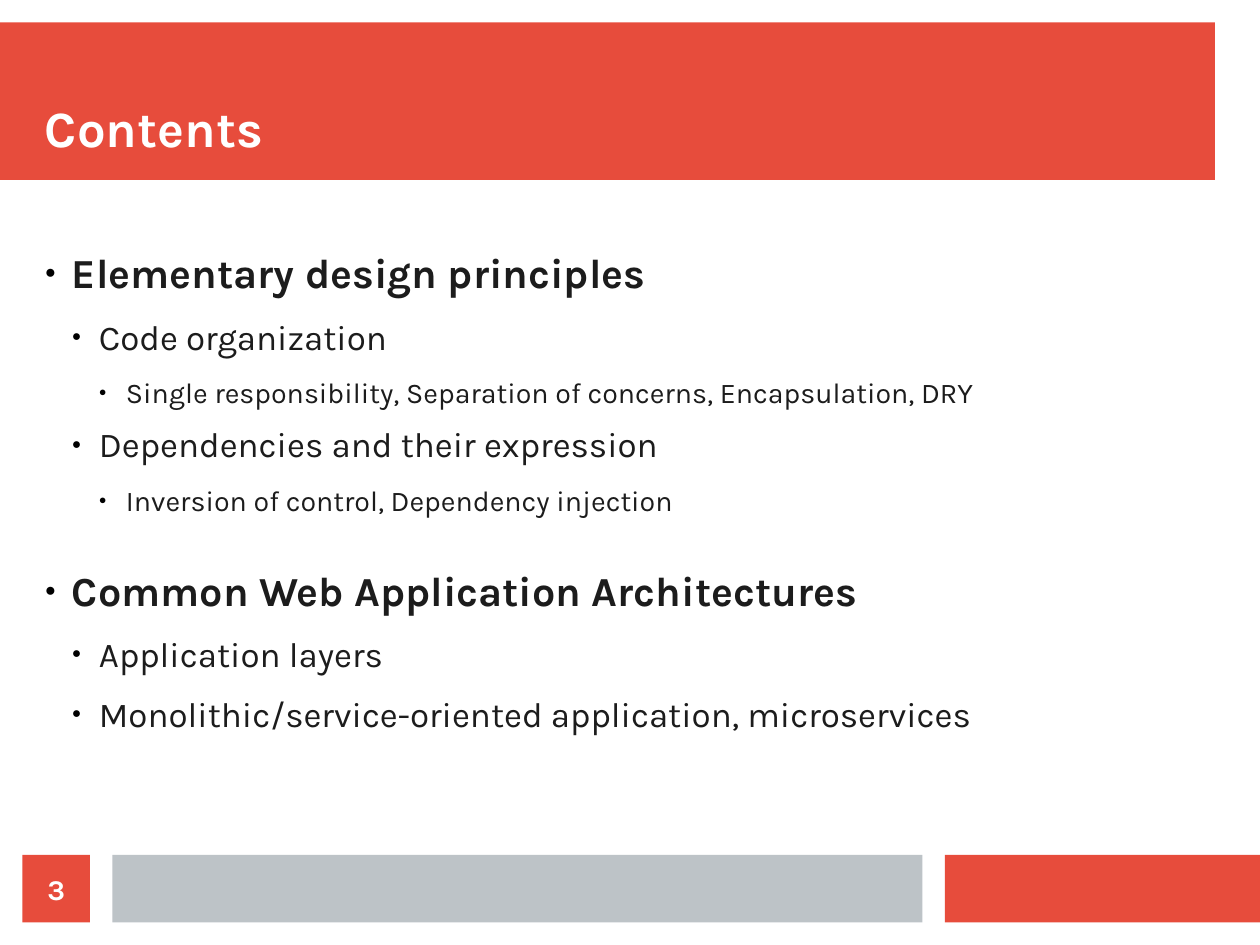
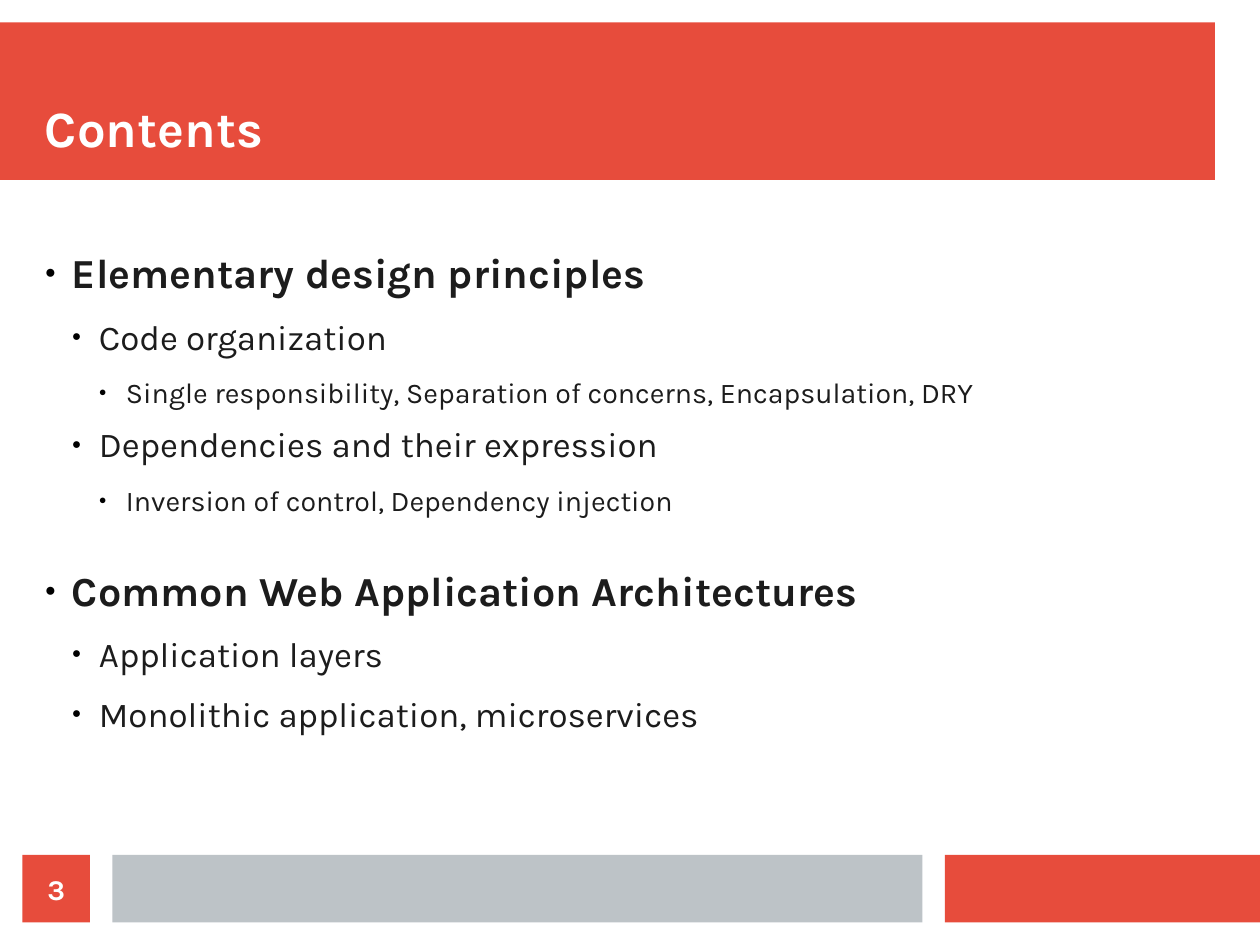
Before and after one commit to maxotta/pia-labs, a slide deck: slide 3 of lectures/architecture/architecture.odp. Drawn at 1260x945 pixels with LibreOffice and Linux fonts; fonts in the diff are those of the drawing. Boxes give left, top, right and bottom in pixels: in the first picture for what was removed or moved away, otherwise in the second. Text is boxed around its words. In the diff, an @@ line names an element or a change of style, - is before the commit and + after.

```diff
--- a/lectures/architecture/architecture.odp
+++ b/lectures/architecture/architecture.odp
@@ text at <box>99,703,699,736</box>: text changed @@
-  ● Monolithic/service-oriented application, microservices
+  ● Monolithic application, microservices
```
Also in this commit, not shown: 3 other slides changed, 51 slides added, 10 slides removed, 6 other files.
